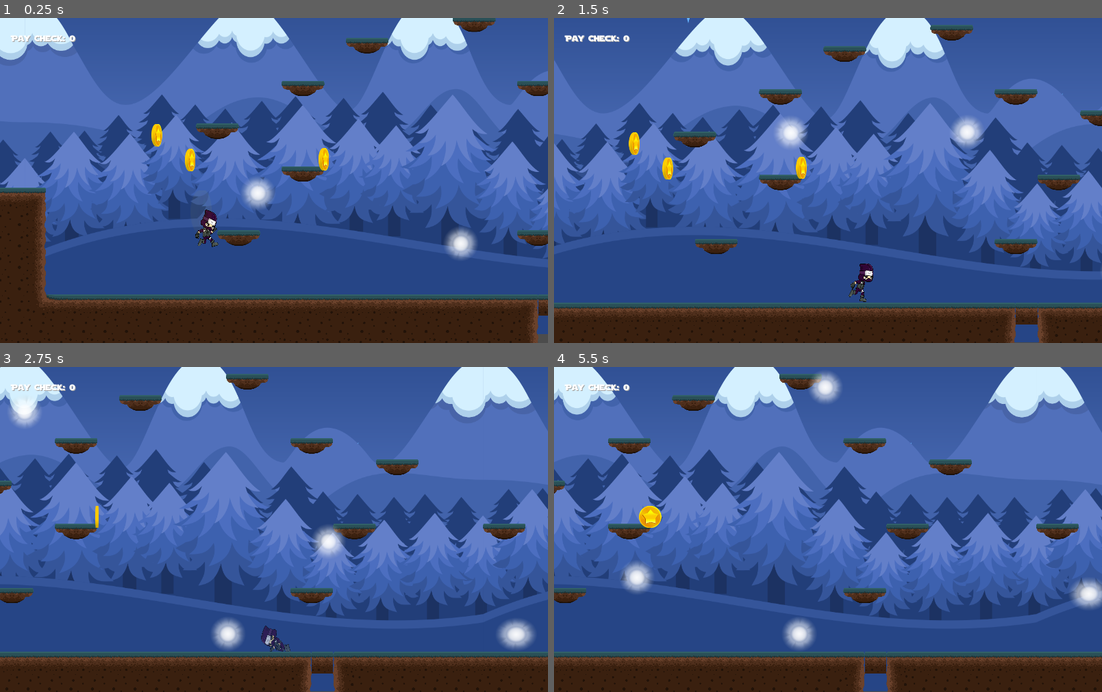
Above: before the commit, frames 1-4 (two rows, left to right).
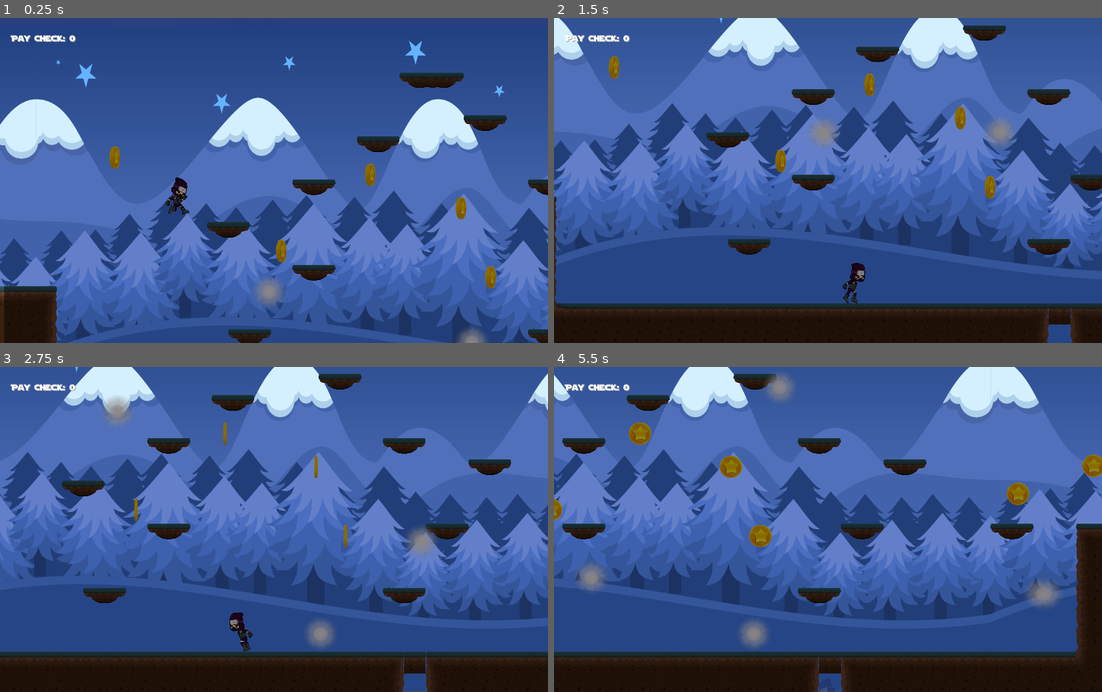
Above: after the commit, the same moments.

Repository: ahmet9cengiz/DarkLight
Game: Godot game, scene res://test.tscn
Same seed, same stepped clock (60 frames per second), same inputs: the game is played once before the commit and once after it. This scene is started directly instead of the project's main scene.
Inputs:
- Up to frame 1 (0.25 s): no input
- Up to frame 2 (1.5 s): tap Enter (ui_accept) at 0.5, 0.77 s; hold Right (ui_right) from 0.53 s (still down)
- Up to frame 3 (2.75 s): tap Enter (ui_accept) at 1.52 s; release Right (ui_right) at 2.03 s; hold Left (ui_left) from 2.03 s (still down)
- Up to frame 4 (5.5 s): release Left (ui_left) at 2.78 s; hold Right (ui_right) 2.78-4.28 s; tap Enter (ui_accept) at 3.02, 3.77, 4.52 s; hold Left (ui_left) 4.28-5.03 s; hold Right (ui_right) from 5.03 s (still down)

The runs differ from the first frame. In frame 1, 74% of the frame differs, in the area x 0-100%, y 0-100%; in frame 2, 36%; in frame 3, 45%; in frame 4, 41%.

Commit message:
nothing new

Diff:
--- a/DarkLightGame/Player.tscn
+++ b/DarkLightGame/Player.tscn
@@ -12,28 +12,28 @@
 [ext_resource path="res://images/ninjaBoy/Idle__007.png" type="Texture" id=10]
 [ext_resource path="res://images/ninjaBoy/Idle__008.png" type="Texture" id=11]
 [ext_resource path="res://images/ninjaBoy/Idle__009.png" type="Texture" id=12]
-[ext_resource path="res://images/ninjaBoy/Run_Right__000.png" type="Texture" id=13]
-[ext_resource path="res://images/ninjaBoy/Run_Right__001.png" type="Texture" id=14]
-[ext_resource path="res://images/ninjaBoy/Run_Right__003.png" type="Texture" id=15]
-[ext_resource path="res://images/ninjaBoy/Run_Right__002.png" type="Texture" id=16]
-[ext_resource path="res://images/ninjaBoy/Run_Right__004.png" type="Texture" id=17]
-[ext_resource path="res://images/ninjaBoy/Run_Right__005.png" type="Texture" id=18]
-[ext_resource path="res://images/ninjaBoy/Run_Right__006.png" type="Texture" id=19]
-[ext_resource path="res://images/ninjaBoy/Run_Right__007.png" type="Texture" id=20]
-[ext_resource path="res://images/ninjaBoy/Run_Right__008.png" type="Texture" id=21]
-[ext_resource path="res://images/ninjaBoy/Run_Right__009.png" type="Texture" id=22]
-[ext_resource path="res://images/ninjaBoy/Jump_Right__006.png" type="Texture" id=23]
-[ext_resource path="res://images/ninjaBoy/Jump_Right__009.png" type="Texture" id=24]
-[ext_resource path="res://images/ninjaBoy/Dead__000.png" type="Texture" id=25]
-[ext_resource path="res://images/ninjaBoy/Dead__001.png" type="Texture" id=26]
-[ext_resource path="res://images/ninjaBoy/Dead__002.png" type="Texture" id=27]
-[ext_resource path="res://images/ninjaBoy/Dead__003.png" type="Texture" id=28]
-[ext_resource path="res://images/ninjaBoy/Dead__004.png" type="Texture" id=29]
-[ext_resource path="res://images/ninjaBoy/Dead__005.png" type="Texture" id=30]
-[ext_resource path="res://images/ninjaBoy/Dead__006.png" type="Texture" id=31]
-[ext_resource path="res://images/ninjaBoy/Dead__007.png" type="Texture" id=32]
-[ext_resource path="res://images/ninjaBoy/Dead__008.png" type="Texture" id=33]
-[ext_resource path="res://images/ninjaBoy/Dead__009.png" type="Texture" id=34]
+[ext_resource path="res://images/ninjaBoy/Dead__000.png" type="Texture" id=13]
+[ext_resource path="res://images/ninjaBoy/Dead__001.png" type="Texture" id=14]
+[ext_resource path="res://images/ninjaBoy/Dead__002.png" type="Texture" id=15]
+[ext_resource path="res://images/ninjaBoy/Dead__003.png" type="Texture" id=16]
+[ext_resource path="res://images/ninjaBoy/Dead__004.png" type="Texture" id=17]
+[ext_resource path="res://images/ninjaBoy/Dead__005.png" type="Texture" id=18]
+[ext_resource path="res://images/ninjaBoy/Dead__006.png" type="Texture" id=19]
+[ext_resource path="res://images/ninjaBoy/Dead__007.png" type="Texture" id=20]
+[ext_resource path="res://images/ninjaBoy/Dead__008.png" type="Texture" id=21]
+[ext_resource path="res://images/ninjaBoy/Dead__009.png" type="Texture" id=22]
+[ext_resource path="res://images/ninjaBoy/Run_Right__000.png" type="Texture" id=23]
+[ext_resource path="res://images/ninjaBoy/Run_Right__001.png" type="Texture" id=24]
+[ext_resource path="res://images/ninjaBoy/Run_Right__003.png" type="Texture" id=25]
+[ext_resource path="res://images/ninjaBoy/Run_Right__002.png" type="Texture" id=26]
+[ext_resource path="res://images/ninjaBoy/Run_Right__004.png" type="Texture" id=27]
+[ext_resource path="res://images/ninjaBoy/Run_Right__005.png" type="Texture" id=28]
+[ext_resource path="res://images/ninjaBoy/Run_Right__006.png" type="Texture" id=29]
+[ext_resource path="res://images/ninjaBoy/Run_Right__007.png" type="Texture" id=30]
+[ext_resource path="res://images/ninjaBoy/Run_Right__008.png" type="Texture" id=31]
+[ext_resource path="res://images/ninjaBoy/Run_Right__009.png" type="Texture" id=32]
+[ext_resource path="res://images/ninjaBoy/Jump_Right__009.png" type="Texture" id=33]
+[ext_resource path="res://images/ninjaBoy/Jump_Right__006.png" type="Texture" id=34]
 
 [sub_resource type="SpriteFrames" id=1]
 animations = [ {
@@ -49,22 +49,22 @@
 }, {
 "frames": [ ExtResource( 13 ), ExtResource( 14 ), ExtResource( 15 ), ExtResource( 16 ), ExtResource( 17 ), ExtResource( 18 ), ExtResource( 19 ), ExtResource( 20 ), ExtResource( 21 ), ExtResource( 22 ) ],
 "loop": true,
+"name": "die",
+"speed": 10.0
+}, {
+"frames": [ ExtResource( 23 ), ExtResource( 24 ), ExtResource( 25 ), ExtResource( 26 ), ExtResource( 27 ), ExtResource( 28 ), ExtResource( 29 ), ExtResource( 30 ), ExtResource( 31 ), ExtResource( 32 ) ],
+"loop": true,
 "name": "run",
 "speed": 15.0
 }, {
-"frames": [ ExtResource( 23 ) ],
-"loop": true,
-"name": "jump",
-"speed": 10.0
-}, {
-"frames": [ ExtResource( 24 ) ],
+"frames": [ ExtResource( 33 ) ],
 "loop": true,
 "name": "fall",
 "speed": 5.0
 }, {
-"frames": [ ExtResource( 25 ), ExtResource( 26 ), ExtResource( 27 ), ExtResource( 28 ), ExtResource( 29 ), ExtResource( 30 ), ExtResource( 31 ), ExtResource( 32 ), ExtResource( 33 ), ExtResource( 34 ) ],
+"frames": [ ExtResource( 34 ) ],
 "loop": true,
-"name": "die",
+"name": "jump",
 "speed": 10.0
 } ]
 
--- a/DarkLightGame/test.gd
+++ b/DarkLightGame/test.gd
@@ -1,27 +1,25 @@
 extends Node2D
 
 onready var coin = preload("res://coin.tscn")
+
 var screensize
-var score = 0
 
 func _ready():
 	randomize()
 	screensize = get_viewport().get_size()
 	$"/root/globalScript".connect("game_over", self, "_on_game_over")
 	set_process(true)
-	spawnCoins(4)
+	spawnCoins(10)
 
 func spawnCoins(number):
 	for i in range(number):
 		var c = coin.instance()
-		add_child(c)
+		$coinContainer.add_child(c)
 		c.connect("coin_grabbed", self, "_on_coin_grabbed")
-		c.position = Vector2(rand_range(50, screensize.x - 50), rand_range(screensize.y - 200, screensize.y - 50))
+		c.position = Vector2(rand_range(100,  2000), rand_range(screensize.y - 300, screensize.y - 100))
 
 func _on_coin_grabbed():
-	score += 10
-	print(score)
-
+	$"/root/globalScript".score += 10
 
 func _on_game_over():
 	$Player.die()
--- a/DarkLightGame/test.tscn
+++ b/DarkLightGame/test.tscn
@@ -11,7 +11,6 @@
 script = ExtResource( 1 )
 
 [node name="Player" parent="." instance=ExtResource( 2 )]
-position = Vector2( 273.485, 411.594 )
 
 [node name="ParallaxBackground" parent="." instance=ExtResource( 3 )]
 
@@ -20,4 +19,5 @@
 [node name="lightContainer" parent="." instance=ExtResource( 5 )]
 
 [node name="lightMask" parent="." instance=ExtResource( 6 )]
-visible = false
+
+[node name="coinContainer" type="Node2D" parent="."]
